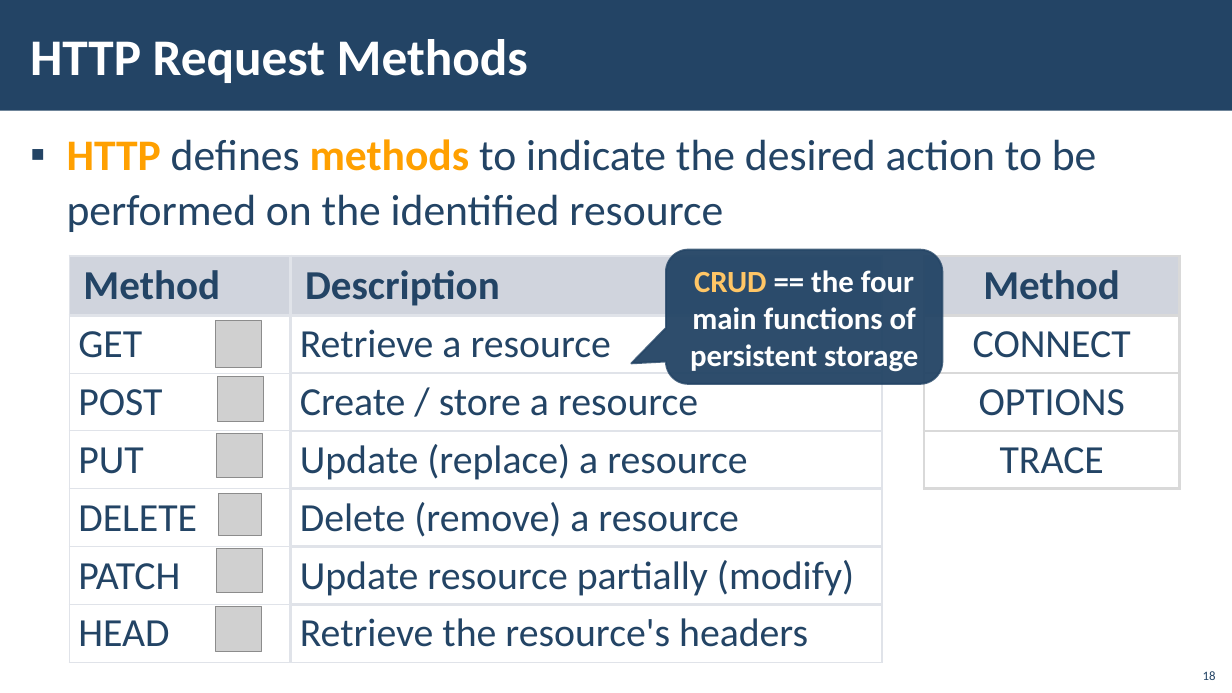
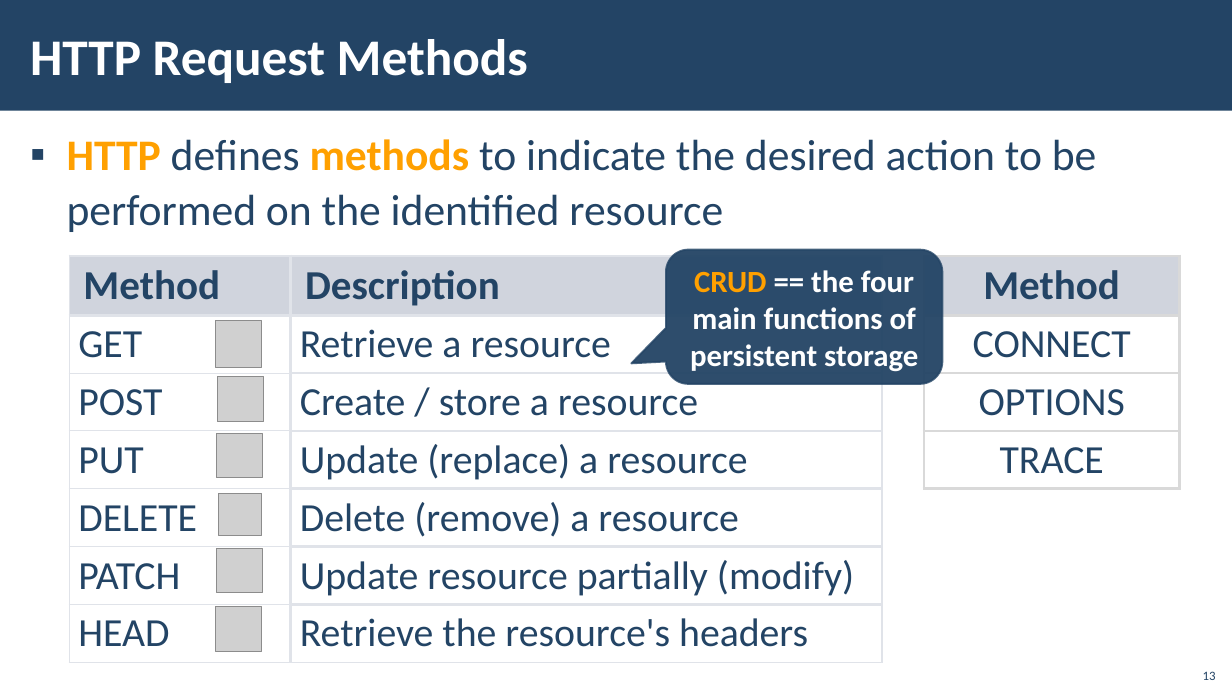
Before and after one commit to ZoranNikolov/SoftUni, a slide deck: slide 13 of JavaScript-Fundamentals/Materials/02. HTTP-Basics.pptx (slide 18 before the commit). Drawn at 1232x693 pixels with LibreOffice and Linux fonts; fonts in the diff are those of the drawing; grey boxes stand for pictures; background and template pictures are left out. Boxes give left, top, right and bottom in pixels: in the first picture for what was removed or moved away, otherwise in the second. Text is boxed around its words. In the diff, an @@ line names an element or a change of style, - is before the commit and + after.

```diff
--- a/JavaScript-Fundamentals/Materials/02. HTTP-Basics.pptx
+++ b/JavaScript-Fundamentals/Materials/02. HTTP-Basics.pptx
@@ rounded speech box "CRUD == the four main ..." at [666,250,943,384]: text colour #FFC666 to #FFA000 in "CRUD" @@
@@ page number at [1203,671,1216,680]: text changed @@
-18
+13
```
Also in this commit, not shown: 2 other slides changed, 5 slides removed, 3 other files.
